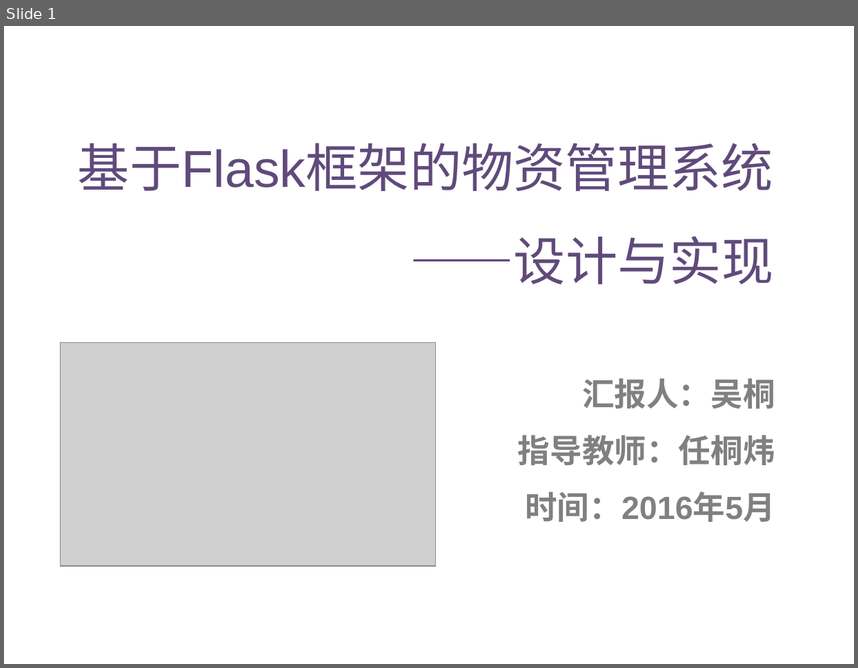
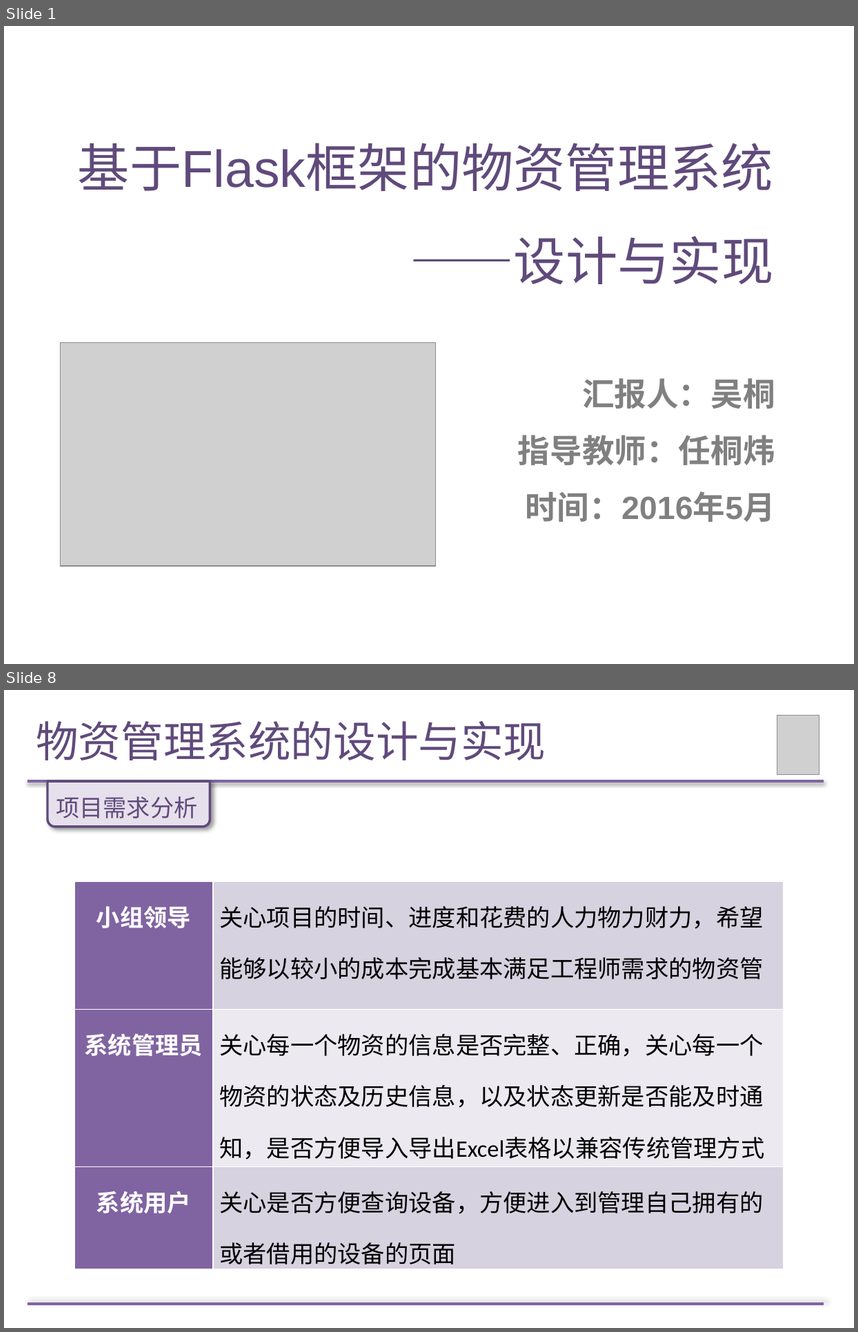
Before and after one commit to Wendy-Wu/LM-paper, a slide deck: 论文答辩PPT.pptx. Shown one above the other, each under a label of ours: slide 1 before the commit, slides 1 and 8 after it; the slides between them are not shown. The pictures are 858x668 and 858x1332 pixels, drawn with LibreOffice and Linux fonts; fonts in the diff are those of the drawing; grey boxes stand for pictures. Boxes give left, top, right and bottom in pixels: in the first picture for what was removed or moved away, otherwise in the second. Text is boxed around its words. In the diff, an @@ line names an element or a change of style, - is before the commit and + after.

```diff
--- a/论文答辩PPT.pptx
+++ b/论文答辩PPT.pptx
@@ slide 8 added at box(4, 690, 854, 1328), background #FFFFFF @@
@@ title added at box(36, 721, 546, 760), 36 pt, text #604A7B @@
+物资管理系统的设计与实现
@@ picture added at box(777, 716, 819, 775) @@
@@ line added from (27, 781) to (824, 781), #8064A2 2 pt @@
@@ round same rect added at box(47, 781, 210, 826), fill #E6E0EC, outline #604A7B 2 pt @@
@@ text added at box(56, 796, 198, 818), 20 pt, text #604A7B @@
+项目需求分析
@@ table added at box(74, 881, 784, 1272), 3 rows, 2 columns @@
+小组领导 | 关心项目的时间、进度和花费的人力物力财力，希望能够以较小的成本完成基本满足工程师需求的物资管理系统
+系统管理员 | 关心每一个物资的信息是否完整、正确，关心每一个物资的状态及历史信息，以及状态更新是否能及时通知，是否方便导入导出Excel表格以兼容传统管理方式
+系统用户 | 关心是否方便查询设备，方便进入到管理自己拥有的或者借用的设备的页面
@@ line added from (27, 1303) to (824, 1303), #8064A2 2 pt @@
```
Also in this commit, not shown: 1 slide changed, 15 other slides added.
